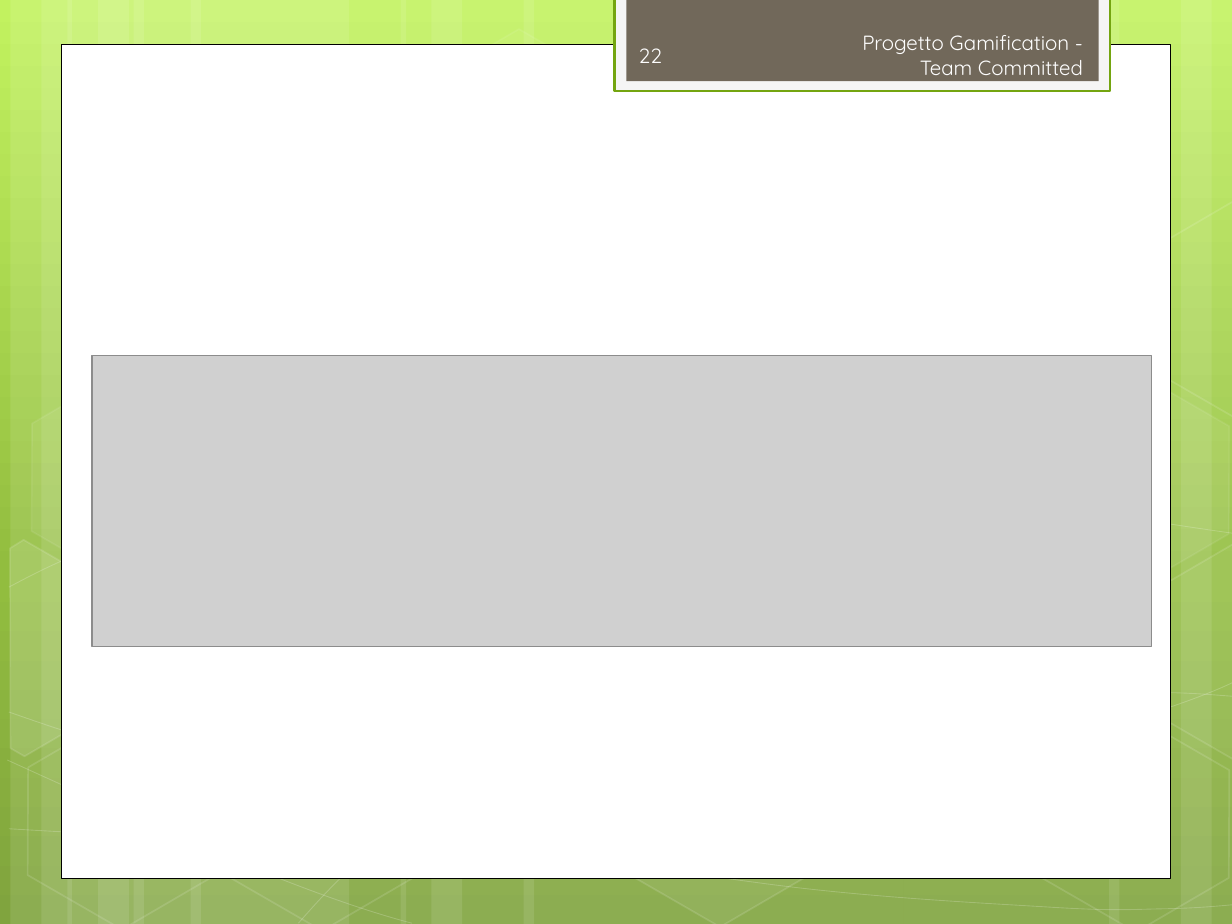
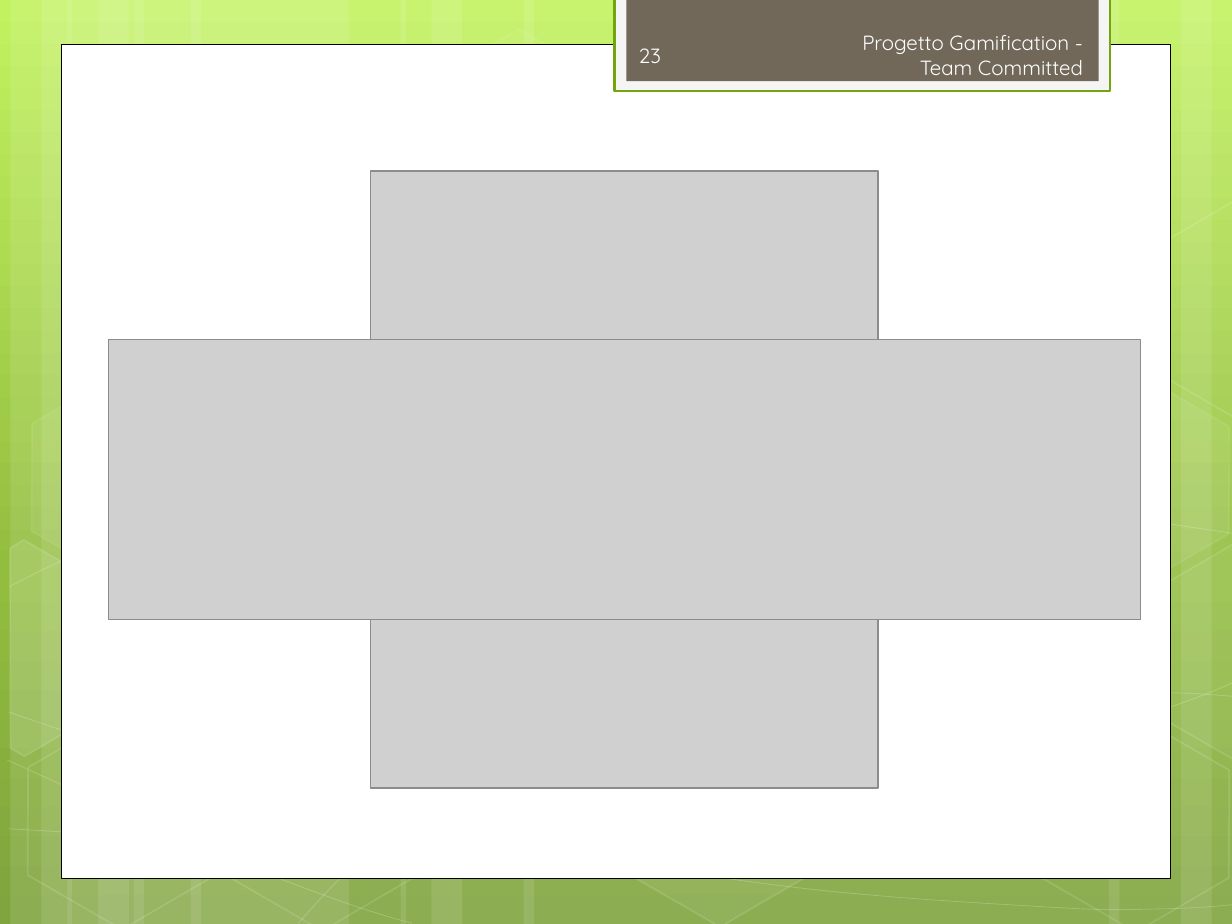
Before and after one commit to TeamCommitted/Team-Committed---Documenti, a slide deck: slide 23 of RP/Esterni/Presentazione/RP-Presentazione.pptx (slide 22 before the commit). Drawn at 1232x924 pixels with LibreOffice and Linux fonts; fonts in the diff are those of the drawing; grey boxes stand for pictures. Boxes give left, top, right and bottom in pixels: in the first picture for what was removed or moved away, otherwise in the second. Text is boxed around its words. In the diff, an @@ line names an element or a change of style, - is before the commit and + after.

```diff
--- a/RP/Esterni/Presentazione/RP-Presentazione.pptx
+++ b/RP/Esterni/Presentazione/RP-Presentazione.pptx
@@ page number at [639, 48, 661, 63]: text changed @@
-22
+23
@@ picture added at [371, 171, 878, 788] @@
@@ picture: place and size @@
-picture at [92, 355, 1152, 646]
+picture at [108, 340, 1141, 620]
```
Also in this commit, not shown: 3 other slides changed, 1 slide added, 1 other file.
